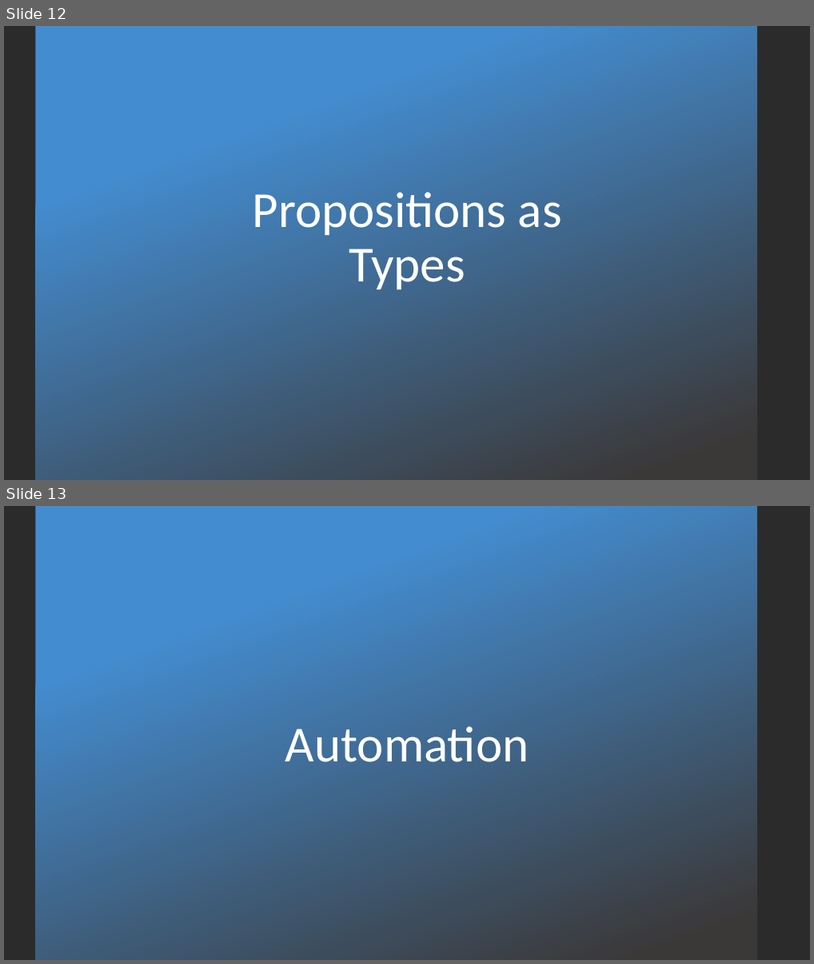
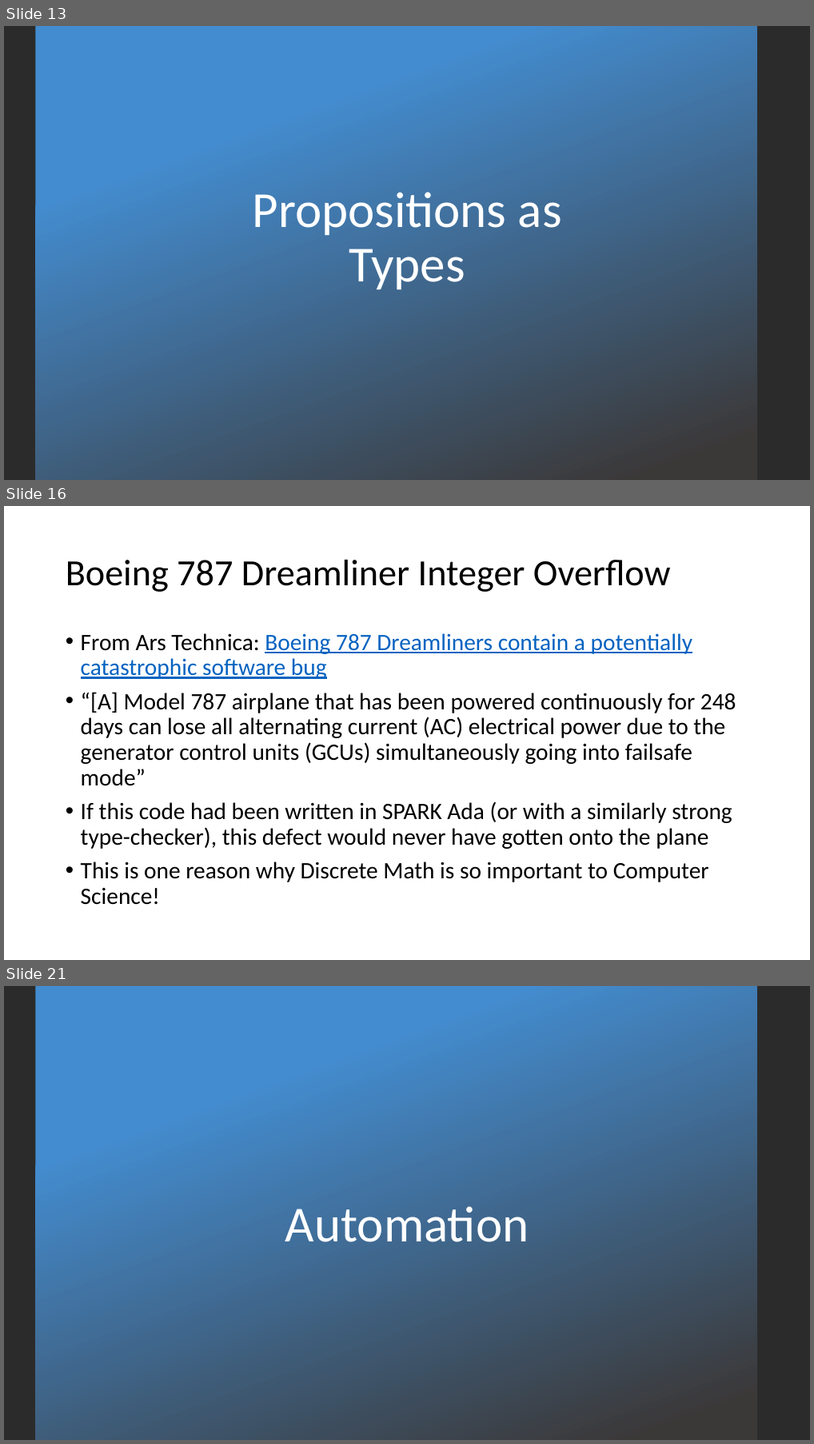
Before and after one commit to kevinsullivan/cs-dm, a slide deck: 01_Equality/Equality.pptx. Shown one above the other, each under a label of ours: slides 12 and 13 before the commit, slides 13, 16 and 21 after it; the slides between them are not shown. The pictures are 814x964 and 814x1444 pixels, drawn with LibreOffice and Linux fonts; fonts in the diff are those of the drawing; background and template pictures are left out; a plain dark background stands for a picture behind light text. Boxes give left, top, right and bottom in pixels: in the first picture for what was removed or moved away, otherwise in the second. Text is boxed around its words. In the diff, an @@ line names an element or a change of style, - is before the commit and + after.

```diff
--- a/01_Equality/Equality.pptx
+++ b/01_Equality/Equality.pptx
@@ slide 16 added at (4,506,810,960), background #FFFFFF @@
@@ title added at (66,560,671,592), 44 pt, text #000000 @@
+Boeing 787 Dreamliner Integer Overflow
@@ text added at (81,633,737,904), 28 pt, text #000000 @@
+• From Ars Technica: Boeing 787 Dreamliners contain a potentially catastrophic software bug
+• “[A] Model 787 airplane that has been powered continuously for 248 days can lose all alternating current (AC) electrical power due to the generator control units (GCUs) simultaneously going into failsafe mode”
+• If this code had been written in SPARK Ada (or with a similarly strong type-checker), this defect would never have gotten onto the plane
+• This is one reason why Discrete Math is so important to Computer Science!
@@ what was slide 12 is now slide 13 @@
@@ what was slide 13 is now slide 21 @@
```
Also in this commit, not shown: 3 slides changed, 11 other slides added, 1 slide removed, 2 other files.
